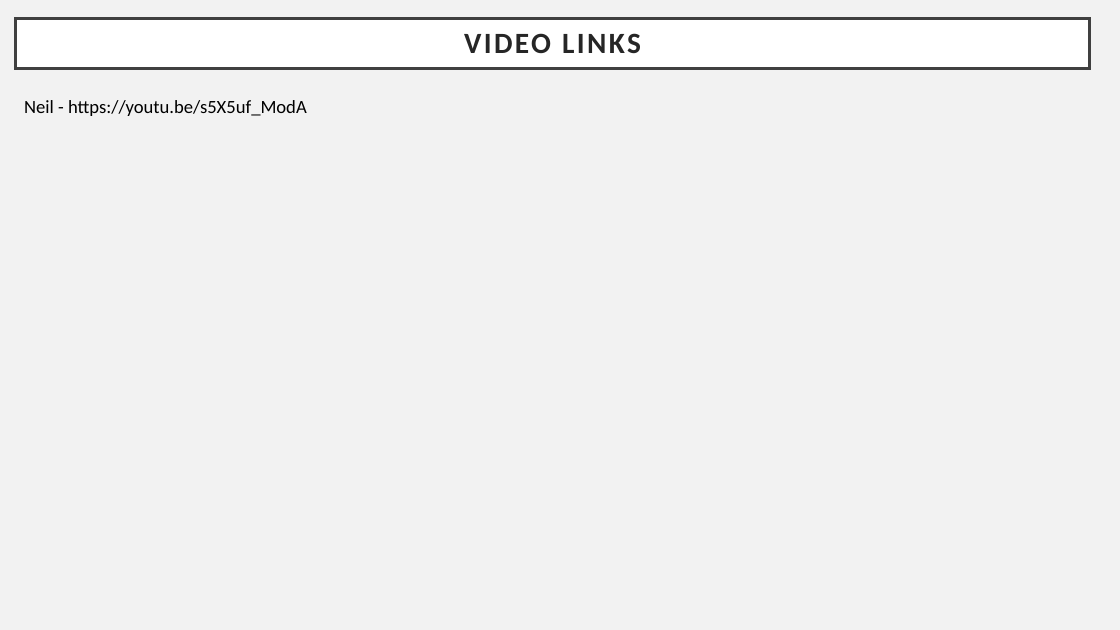
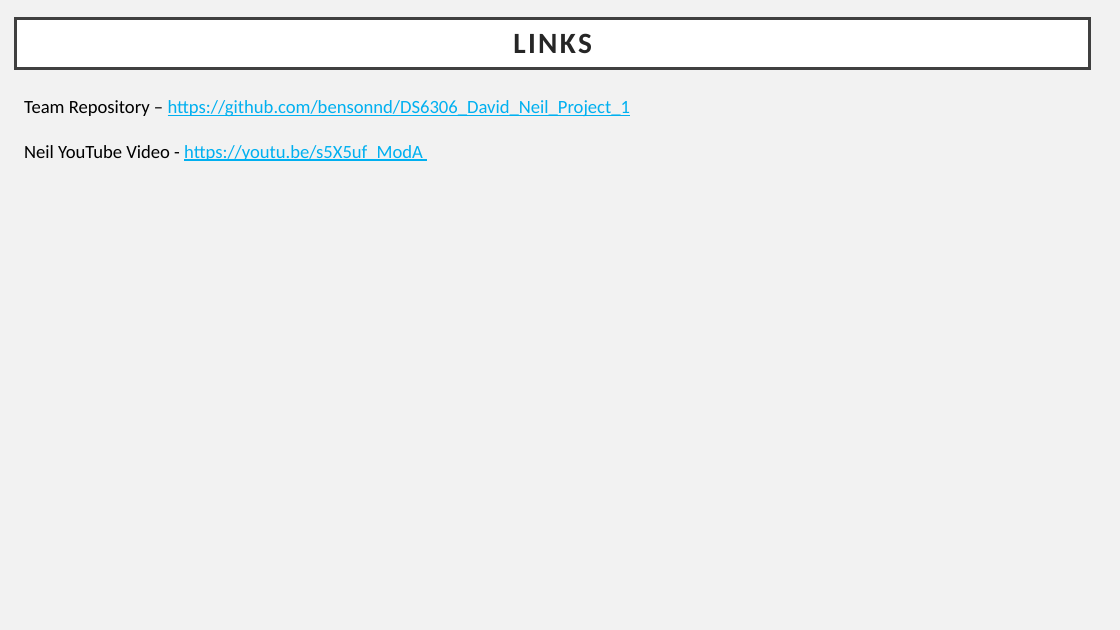
Before and after one commit to bensonnd/DS6306_David_Neil_Project_1, a slide deck: slide 12 of Analysis Presentations/Case Study 1 - David Wei, Neil Benson.pptx. Drawn at 1120x630 pixels with LibreOffice and Linux fonts; fonts in the diff are those of the drawing. Boxes give left, top, right and bottom in pixels: in the first picture for what was removed or moved away, otherwise in the second. Text is boxed around its words. In the diff, an @@ line names an element or a change of style, - is before the commit and + after.

```diff
--- a/Analysis Presentations/Case Study 1 - David Wei, Neil Benson.pptx
+++ b/Analysis Presentations/Case Study 1 - David Wei, Neil Benson.pptx
@@ title at [513,33,592,53]: text changed @@
-VIDEO LINKS
+LINKS
@@ text at [24,100,630,161]: text changed; text colour #000000 to #00B0F0 @@
-Neil - https://youtu.be/s5X5uf_ModA
+Team Repository – https://github.com/bensonnd/DS6306_David_Neil_Project_1
+Neil YouTube Video - https://youtu.be/s5X5uf_ModA
```
